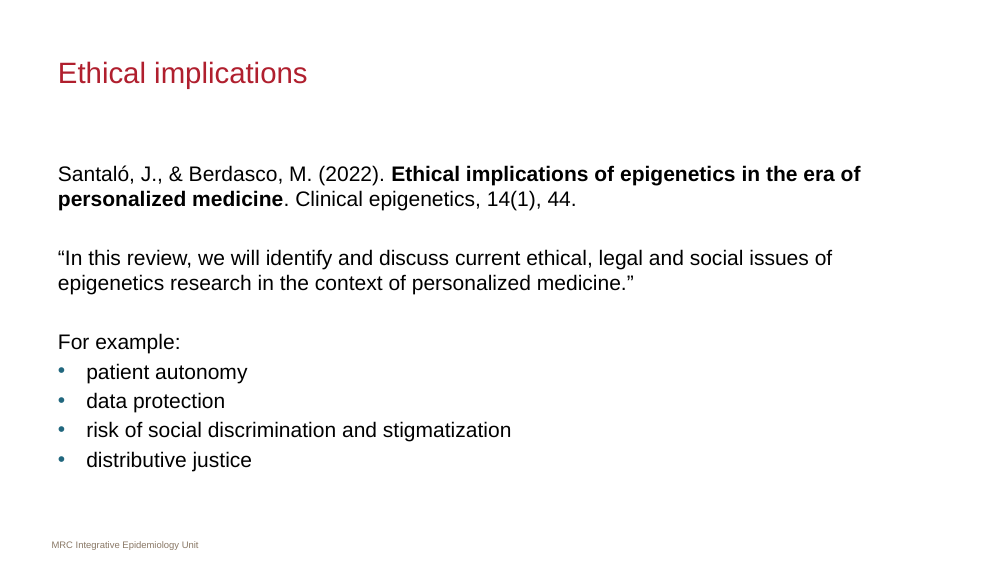
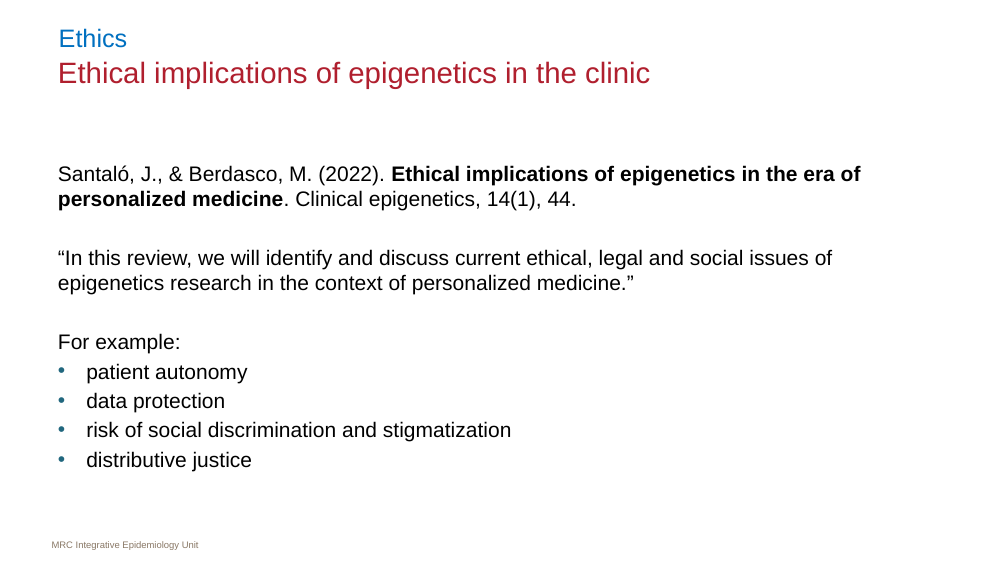
Before and after one commit to MRCIEU/epigenetics-journal-club, a slide deck: slide 12 of docs/presentations/20220411/slides.pptx (slide 6 before the commit). Drawn at 1008x567 pixels with LibreOffice and Linux fonts; fonts in the diff are those of the drawing. Boxes give left, top, right and bottom in pixels: in the first picture for what was removed or moved away, otherwise in the second. Text is boxed around its words. In the diff, an @@ line names an element or a change of style, - is before the commit and + after.

```diff
--- a/docs/presentations/20220411/slides.pptx
+++ b/docs/presentations/20220411/slides.pptx
@@ text added at <box>59,28,128,48</box>, 24 pt, text #0070C0 @@
+Ethics
@@ title at <box>58,61,650,89</box>: text changed @@
-Ethical implications
+Ethical implications of epigenetics in the clinic
```
Also in this commit, not shown: 7 other slides changed, 2 slides added, 1 slide removed.
